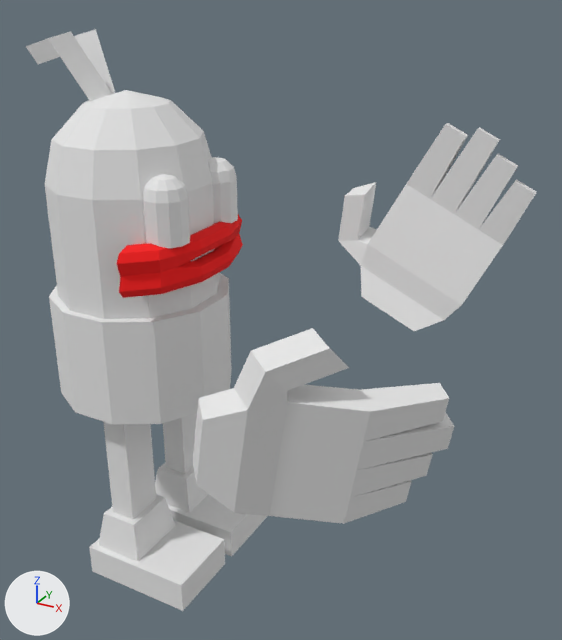
Two versions of the glTF model duck2/duck.glb, one commit apart.
Both versions are drawn from a camera (50 mm lens) standing at (2.23, -2.68, 1.69) and looking at (0.66, 0.17, 0.27). The lights are fixed; the arrows at lower left show +X, +Y and +Z. The picture after the commit comes second. Both versions are drawn at frame 2 of the action 'attack2'; the numbers are the values there.

In view in the first picture: 'body_mesh', 'hand_left_mesh', 'hand_right_mesh', 'left_boot_mesh', 'left_eye_mesh', 'left_leg_mesh', 'lips_mesh', 'pants_mesh', 'right_boot_mesh', 'right_eye_mesh', 'right_leg_mesh'.
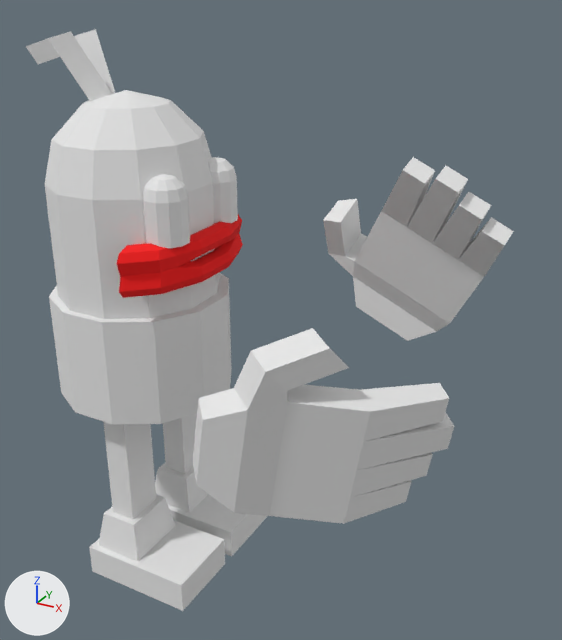
Commit message: tune attack left

ob_hand_left is not drawn itself; it is the parent of ob_hand_left_mesh.

Changed parts and their boxes [x1, y1, x2, y2] in the pictures (562 x 640 px):
'hand_left_mesh', turned: before [338, 123, 536, 331]; after [323, 157, 514, 341]

Patch to the scene script:
```diff
--- a/duck2/duck.glb.py
+++ b/duck2/duck.glb.py
@@ ob_hand_left @@
 ob_hand_left.location = (1.091, 0.75, 0.156)
-ob_hand_left.rotation_euler = (-1.441, -2.672, 0.0979)  # degrees (-83, -153, 5.6)
+ob_hand_left.rotation_euler = (1.09, -0.469, -3.044)  # degrees (62, -27, -174)
```
